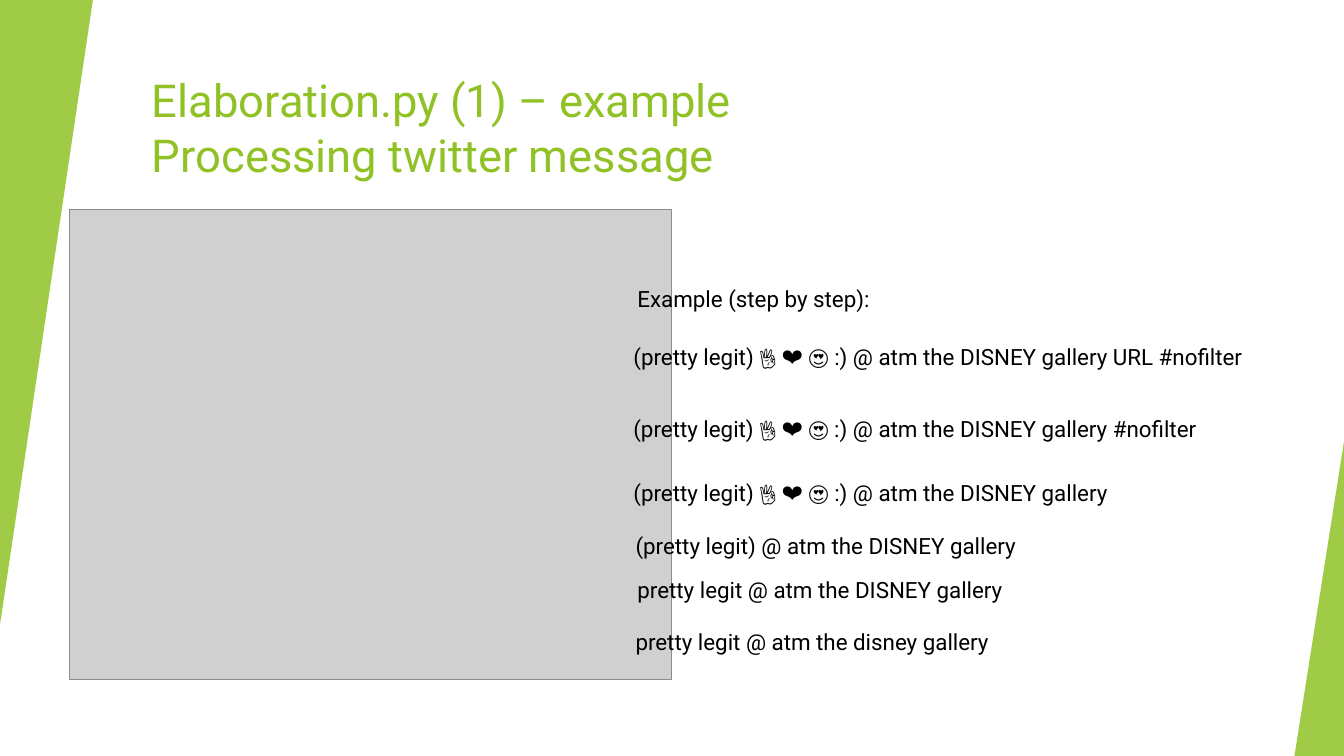
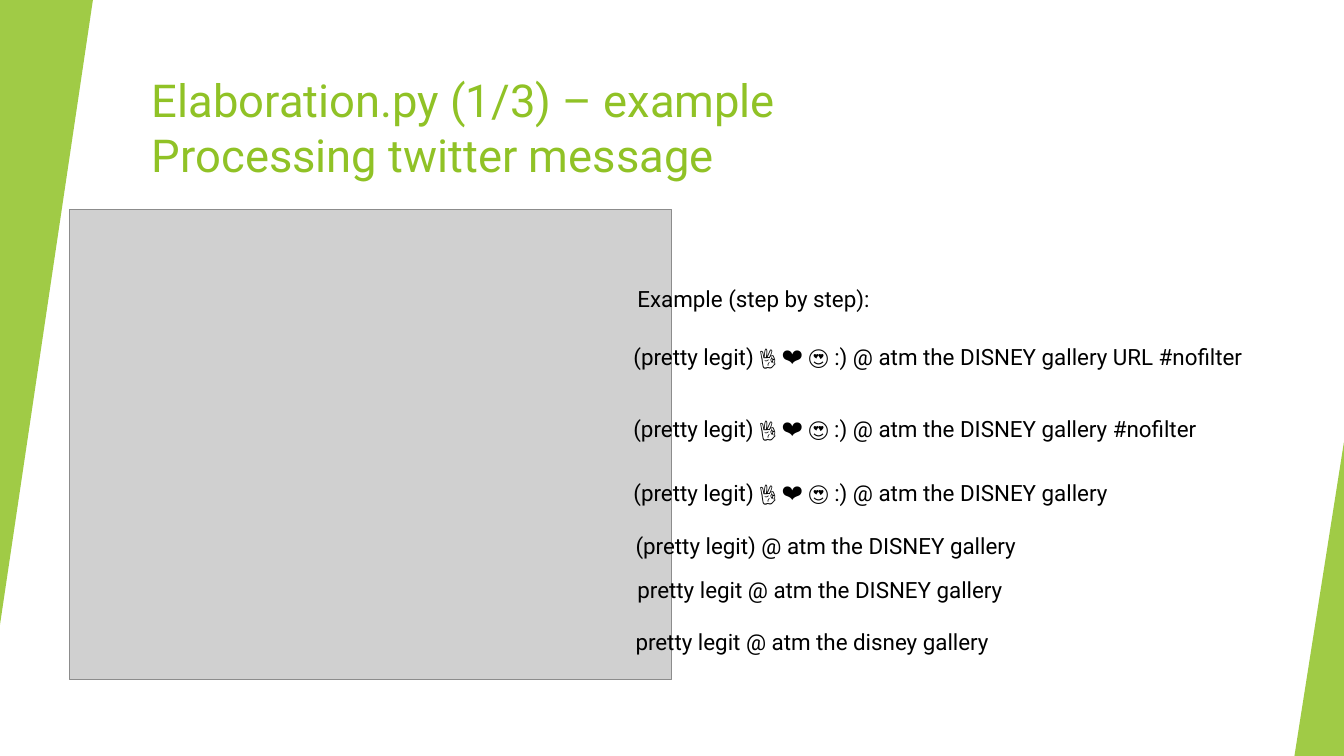
Before and after one commit to lucaMari94/mongodb-sentiment-analysis, a slide deck: slide 11 of silde/slide.pptx. Drawn at 1344x756 pixels with LibreOffice and Linux fonts; fonts in the diff are those of the drawing; grey boxes stand for pictures. Boxes give left, top, right and bottom in pixels: in the first picture for what was removed or moved away, otherwise in the second. Text is boxed around its words. In the diff, an @@ line names an element or a change of style, - is before the commit and + after.

```diff
--- a/silde/slide.pptx
+++ b/silde/slide.pptx
@@ title at (152, 81, 775, 182): text changed @@
-Elaboration.py (1) – example
-Processing twitter message
+Elaboration.py (1/3) – example
+Processing twitter message
```
Also in this commit, not shown: 15 other slides changed, 1 slide added, 1 other file.
